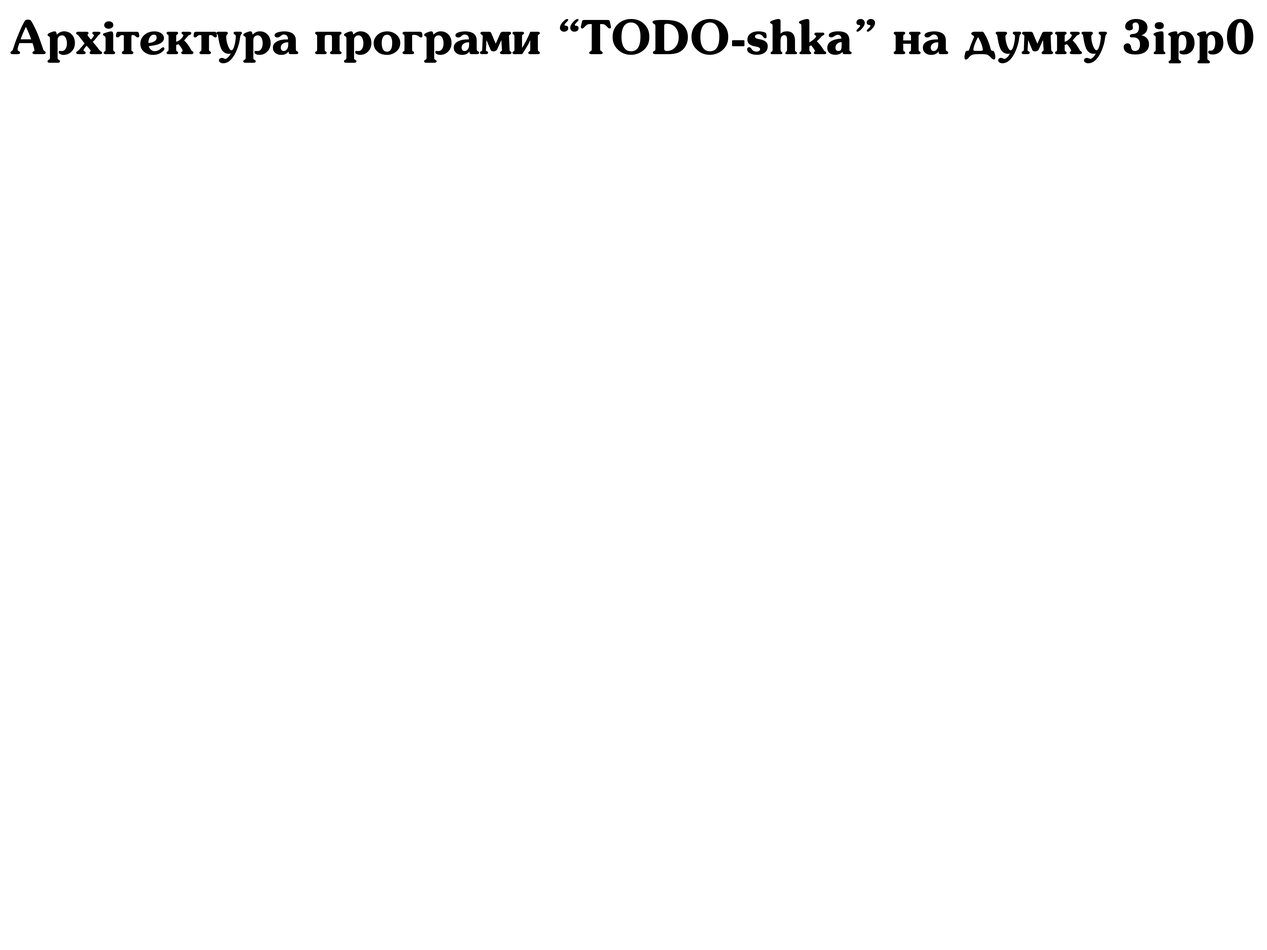
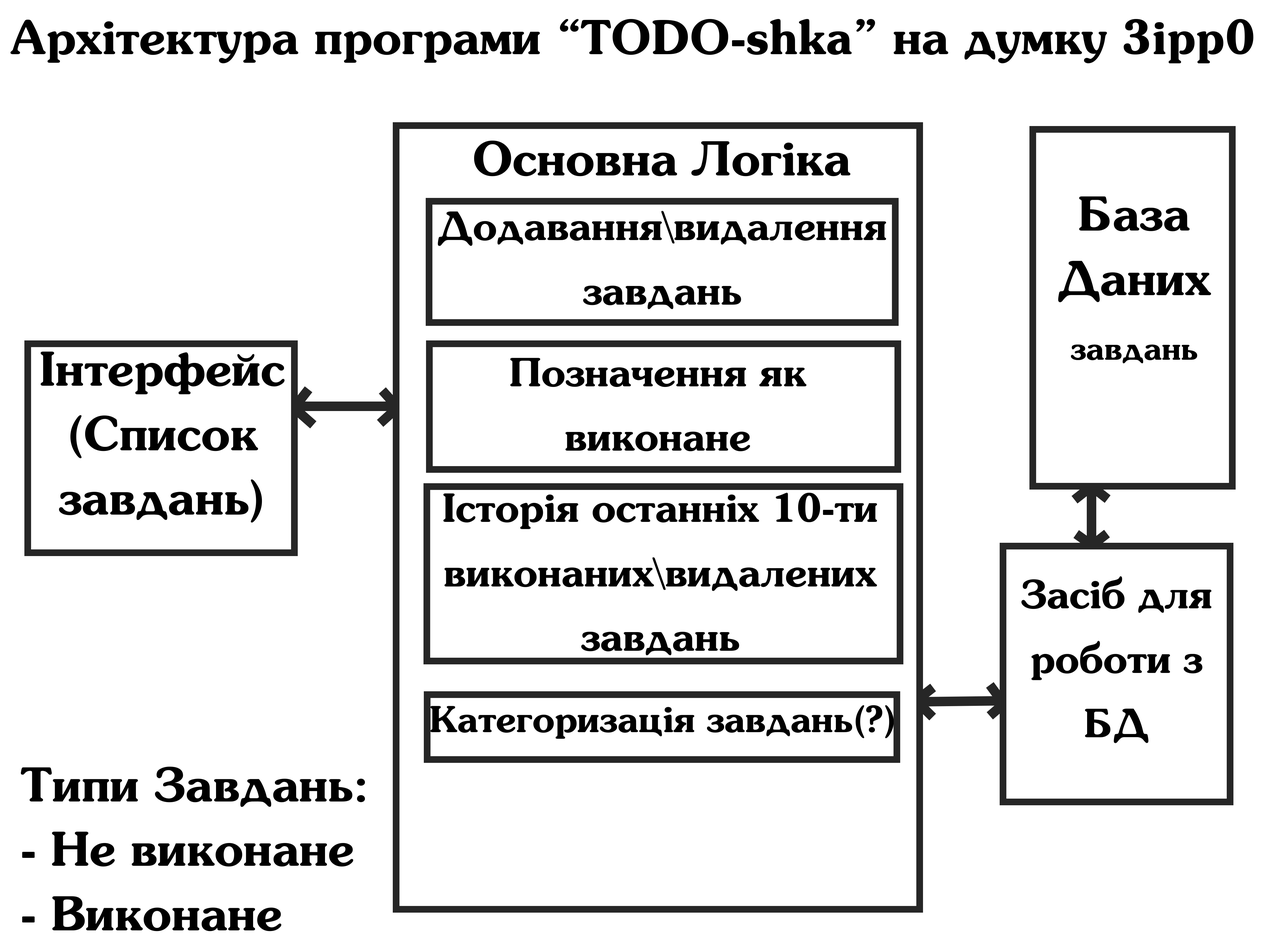
Layers edited between the first and the second 1267x950 image:
added layer "Shape 14" above "Shape 13" over (294, 407, 317, 429)
added layer "Shape 13" above "Інтерфейс (Список завдань)" over (295, 401, 395, 412)
added layer "Інтерфейс (Список завдань)" above "Rectangle 8" over (40, 351, 285, 523)
added layer "Rectangle 8" above "Типи Завдань: - Не виконане - Виконане" over (24, 340, 298, 557)
added layer "Типи Завдань: - Не виконане - Виконане" above "Історія останніх 10-ти виконаних\видалених завдань" over (20, 766, 366, 932)
added layer "Історія останніх 10-ти виконаних\видалених завдань" above "Rectangle 6" over (443, 492, 877, 656)
added layer "Rectangle 6" above "Позначення як виконане" over (423, 483, 904, 665)
added layer "Позначення як виконане" above "Rectangle 5" over (510, 357, 807, 452)
added layer "Rectangle 5" above "Додавання\видалення завдань" over (425, 340, 901, 473)
added layer "Додавання\видалення завдань" above "Rectangle 4" over (437, 210, 887, 310)
added layer "Rectangle 4" above "Основна Логіка" over (425, 197, 899, 326)
added layer "Основна Логіка" above "Rectangle 2" over (473, 140, 851, 177)
added layer "Rectangle 2" above "Категоризація завдань(?)" over (392, 122, 923, 913)
added layer "Категоризація завдань(?)" above "Rectangle 9" over (430, 705, 894, 739)
added layer "Rectangle 9" above "Shape 19" over (423, 691, 900, 763)
added layer "Shape 7" above "Shape 3" over (921, 696, 1003, 707)
added layer "Shape 3" above "Shape 23" over (1071, 482, 1094, 504)
added layer "Shape 1" above "Засіб для роботи з БД" over (1086, 486, 1097, 546)
added layer "Засіб для роботи з БД" above "Rectangle 7" over (1020, 576, 1212, 744)
added layer "Rectangle 7" above "База Даних завдань" over (999, 542, 1234, 806)
added layer "База Даних завдань" above "Rectangle 1" over (1057, 196, 1211, 364)
added layer "Rectangle 1" above "Архітектура програми “TODO-shka” на думку 3ipp0" over (1029, 126, 1236, 490)
…and 10 more changes (10 added)
